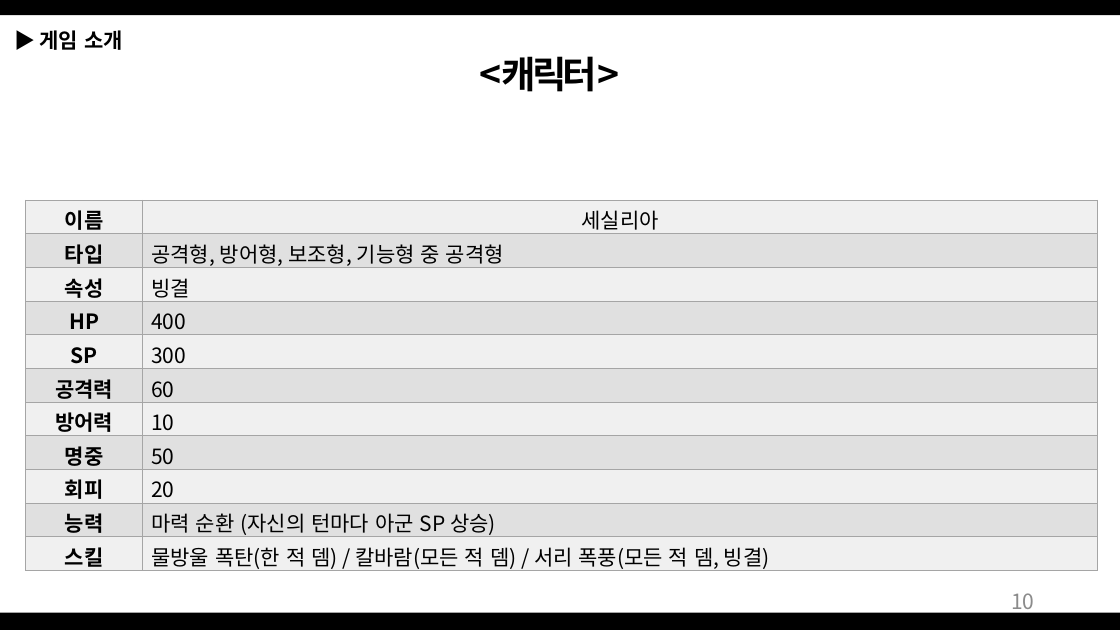
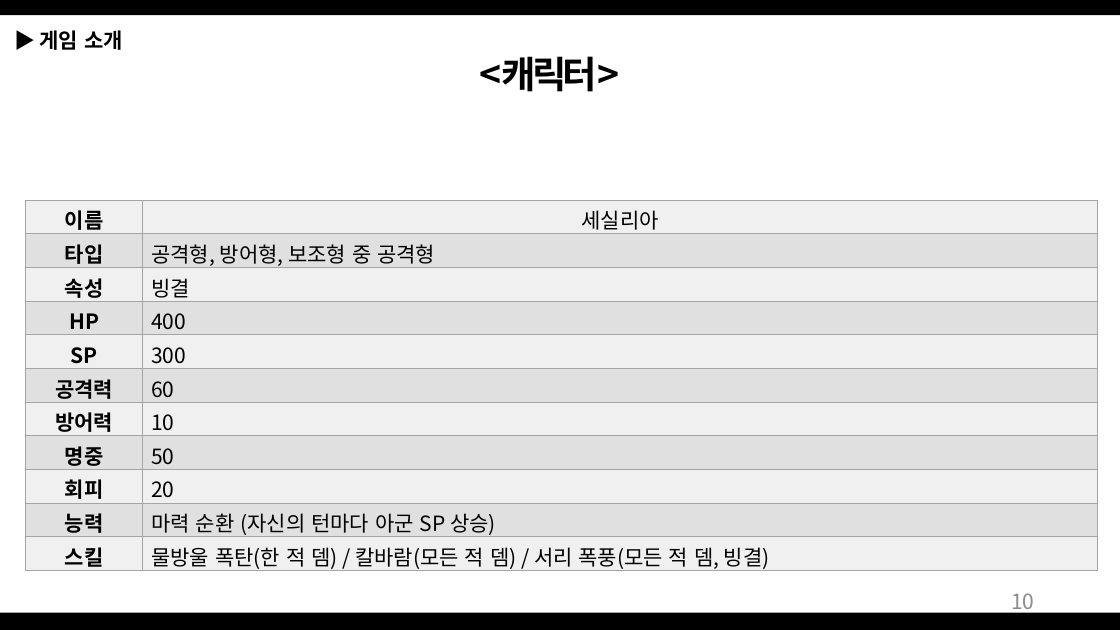
Before and after one commit to Bumizi/GameDesign, a slide deck: slide 10 of 2018 동계방학 기획자 특훈/Dungeon Tamer_190103.pptx. Drawn at 1120x630 pixels with LibreOffice and Linux fonts; fonts in the diff are those of the drawing. Boxes give left, top, right and bottom in pixels: in the first picture for what was removed or moved away, otherwise in the second. Text is boxed around its words. In the diff, an @@ line names an element or a change of style, - is before the commit and + after.

```diff
--- a/2018 동계방학 기획자 특훈/Dungeon Tamer_190103.pptx
+++ b/2018 동계방학 기획자 특훈/Dungeon Tamer_190103.pptx
@@ table at [26,201,1097,573] @@
-row 2, column 2: 공격형, 방어형, 보조형, 기능형 중 공격형
+row 2, column 2: 공격형, 방어형, 보조형 중 공격형
```
Also in this commit, not shown: 12 other slides changed.
